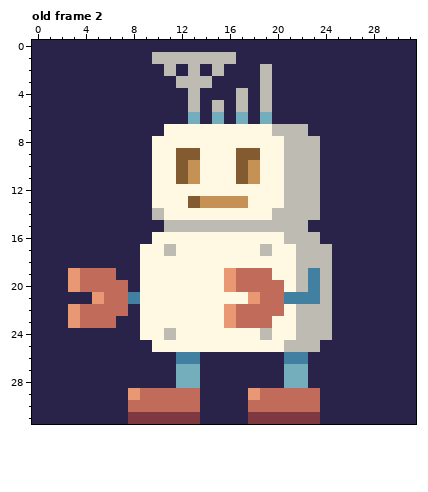
A pixel-art file gets an edit: docs/img/robot.ase. Above is the file before it was changed.
32x32 pixels, 2 frames. Shown: old frame 2. The commit also changed other frames, which this record leaves out.
Once edited:
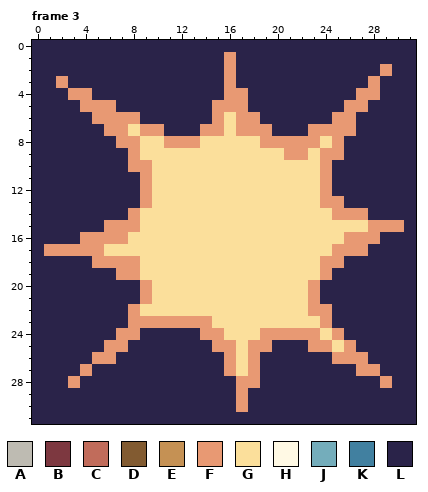
Palette (. is transparent): A #bebbb2  B #7d3840  C #c16c5b  D #825b31  E #c59154  F #e89973  G #fbdf9b  H #fff9e4  J #74adbb  K #4180a0  L #2a2349
A new or re-ordered frame is compared with the old frame closest to it.
Change:
frames 2 -> 4
--- frame 3 is new; against old frame 2, layer "Layer 2"
@@ x 0..31 @@
  0 LLLLLLLLLLLLLLLLLLLLLLLLLLLLLLLL
- 1 LLLLLLLLLLAAAAAAALLLLLLLLLLLLLLL
- 2 LLLLLLLLLLLALALALLLALLLLLLLLLLLL
- 3 LLLLLLLLLLLLAAALLLLALLLLLLLLLLLL
- 4 LLLLLLLLLLLLLALLLALALLLLLLLLLLLL
- 5 LLLLLLLLLLLLLALALALALLLLLLLLLLLL
- 6 LLLLLLLLLLLLLJLJLJLJLLLLLLLLLLLL
- 7 LLLLLLLLLLLHHHHHHHHHAAALLLLLLLLL
- 8 LLLLLLLLLLHHHHHHHHHHHAAALLLLLLLL
- 9 LLLLLLLLLLHHDDHHHDDHHAAALLLLLLLL
-10 LLLLLLLLLLHHDEHHHDEHHAAALLLLLLLL
-11 LLLLLLLLLLHHDEHHHDEHHAAALLLLLLLL
-12 LLLLLLLLLLHHHHHHHHHHHAAALLLLLLLL
-13 LLLLLLLLLLHHHDEEEEHHHAAALLLLLLLL
-14 LLLLLLLLLLAHHHHHHHHHAAAALLLLLLLL
-15 LLLLLLLLLLLAAAAAAAAAAAALLLLLLLLL
-16 LLLLLLLLLLHHHHHHHHHHHAAALLLLLLLL
-17 LLLLLLLLLHHAHHHHHHHAHHAAALLLLLLL
-18 LLLLLLLLLHHHHHHHHHHHHHAAALLLLLLL
-19 LLLFCCCLLHHHHHHHFCCCHHAKALLLLLLL
-20 LLLFCCCCLHHHHHHHFCCCCHAKALLLLLLL
-21 LLLLLFCCKHHHHHHHHHFCCKKKALLLLLLL
-22 LLLFCCCCLHHHHHHHFCCCCHAAALLLLLLL
-23 LLLFCCCLLHHHHHHHFCCCHHAAALLLLLLL
-24 LLLLLLLLLHHAHHHHHHHAHHAAALLLLLLL
-25 LLLLLLLLLLHHHHHHHHHHHAAALLLLLLLL
-26 LLLLLLLLLLLLKKLLLLLLLKKLLLLLLLLL
-27 LLLLLLLLLLLLJJLLLLLLLJJLLLLLLLLL
-28 LLLLLLLLLLLLJJLLLLLLLJJLLLLLLLLL
-29 LLLLLLLLFCCCCCLLLLFCCCCCLLLLLLLL
-30 LLLLLLLLCCCCCCLLLLCCCCCCLLLLLLLL
-31 LLLLLLLLBBBBBBLLLLBBBBBBLLLLLLLL
+ 1 LLLLLLLLLLLLLLLLFLLLLLLLLLLLLLLL
+ 2 LLLLLLLLLLLLLLLLFLLLLLLLLLLLLFLL
+ 3 LLFLLLLLLLLLLLLLFLLLLLLLLLLLFLLL
+ 4 LLLFFLLLLLLLLLLLFFLLLLLLLLLFFLLL
+ 5 LLLLFFFLLLLLLLLFFFLLLLLLLLFFLLLL
+ 6 LLLLLFFFFLLLLLLFGFFLLLLLLFFLLLLL
+ 7 LLLLLLFFGFFLLLFFGFFFLLLFFFFLLLLL
+ 8 LLLLLLLFFGGFFFGGGGGFFFFFGFLLLLLL
+ 9 LLLLLLLLFGGGGGGGGGGGGFFGFFLLLLLL
+10 LLLLLLLLFFGGGGGGGGGGGGGGFLLLLLLL
+11 LLLLLLLLLFGGGGGGGGGGGGGGFLLLLLLL
+12 LLLLLLLLLFGGGGGGGGGGGGGGFLLLLLLL
+13 LLLLLLLLLFGGGGGGGGGGGGGGFFLLLLLL
+14 LLLLLLLLFGGGGGGGGGGGGGGGGFFFLLLL
+15 LLLLLLFFFGGGGGGGGGGGGGGGGGGGFFFL
+16 LLLLFFFFGGGGGGGGGGGGGGGGGGFFFLLL
+17 LFFFFFGGGGGGGGGGGGGGGGGGGFFFLLLL
+18 LLLLLFFFFGGGGGGGGGGGGGGGFFLLLLLL
+19 LLLLLLLFFGGGGGGGGGGGGGGGFLLLLLLL
+20 LLLLLLLLLFGGGGGGGGGGGGGFLLLLLLLL
+21 LLLLLLLLLFGGGGGGGGGGGGGFLLLLLLLL
+22 LLLLLLLLFGGGGGGGGGGGGGGFFLLLLLLL
+23 LLLLLLLLFFFFFFFGGGGGGGGGFLLLLLLL
+24 LLLLLLLFFLLLLLFFGGGFFFFFGFLLLLLL
+25 LLLLLLFFLLLLLLLFFGFFLLLFFGFLLLLL
+26 LLLLLFFLLLLLLLLLFGFLLLLLLFFFLLLL
+27 LLLLFLLLLLLLLLLLFGFLLLLLLLLFFLLL
+28 LLLFLLLLLLLLLLLLLFFLLLLLLLLLLFLL
+29 LLLLLLLLLLLLLLLLLFLLLLLLLLLLLLLL
+30 LLLLLLLLLLLLLLLLLFLLLLLLLLLLLLLL
+31 LLLLLLLLLLLLLLLLLLLLLLLLLLLLLLLL
Changed places in both pictures, as pixel boxes (x1, y1, x2, y2):
changed: (44, 52, 404, 424)
